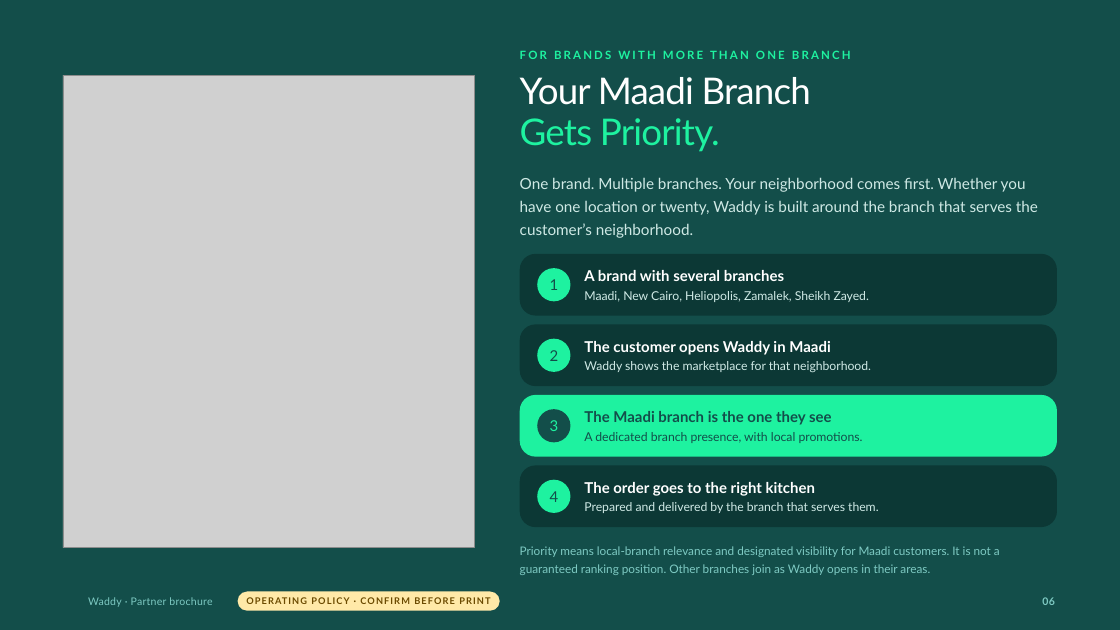
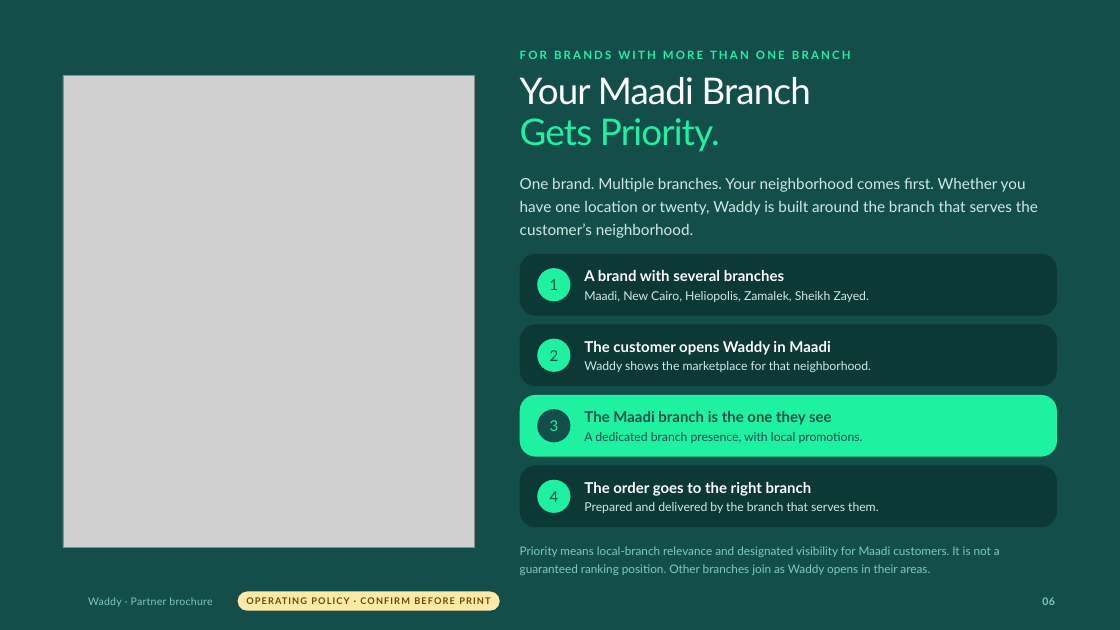
Before and after one commit to Hamdies/waddy_user, a slide deck: slide 6 of marketing/brochure/out/waddy-partner-brochure.pptx. Drawn at 1120x630 pixels with LibreOffice and Linux fonts; fonts in the diff are those of the drawing; grey boxes stand for pictures; background and template pictures are left out. Boxes give left, top, right and bottom in pixels: in the first picture for what was removed or moved away, otherwise in the second. Text is boxed around its words. In the diff, an @@ line names an element or a change of style, - is before the commit and + after.

```diff
--- a/marketing/brochure/out/waddy-partner-brochure.pptx
+++ b/marketing/brochure/out/waddy-partner-brochure.pptx
@@ text at (584, 482, 812, 496): text changed @@
-The order goes to the right kitchen
+The order goes to the right branch
```
Also in this commit, not shown: 27 other files.
